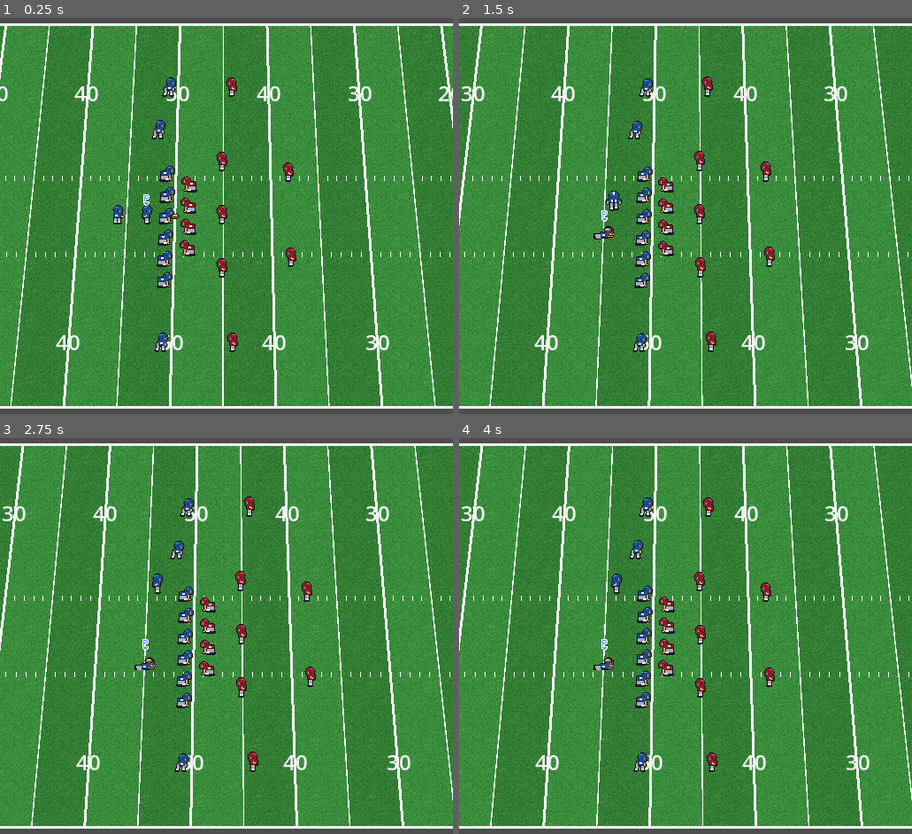
Above: before the commit, frames 1-4 (two rows, left to right).
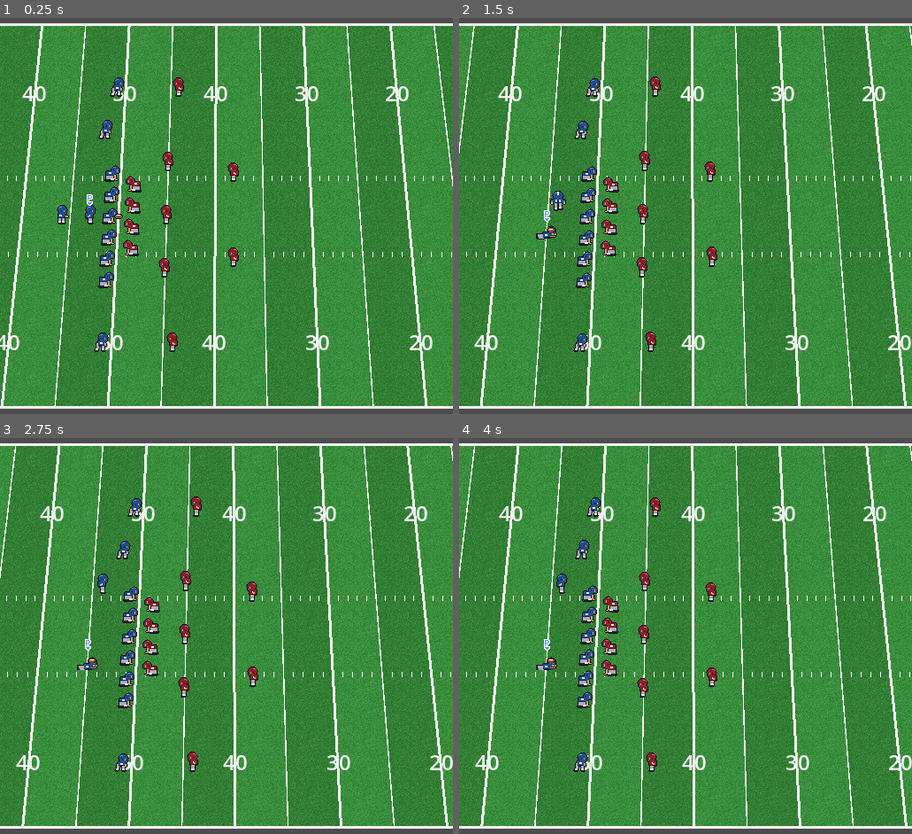
Above: after the commit, the same moments.

Repository: joaorodrigues1994/total-football
Game: Godot game, scene res://scenes/main.tscn
The game is run twice, just before and just after one commit, with the same random seed, the same clock (stepped at 60 frames per second) and the same inputs.
Inputs:
- Up to frame 1 (0.25 s): no input
- Up to frame 2 (1.5 s): hold Right (ui_right) 0.53-1.28 s; tap A (btn_a) at 0.6 s; hold Down (ui_down) from 1.28 s (still down); tap D (btn_d) at 1.35 s
- Up to frame 3 (2.75 s): release Down (ui_down) at 2.03 s; hold Right (ui_right) from 2.03 s (still down); tap S (btn_s) at 2.1 s
- Up to frame 4 (4 s): release Right (ui_right) at 2.78 s; hold Up (ui_up) 2.78-3.53 s; tap A (btn_a) at 2.85 s; hold Left (ui_left) from 3.53 s (still down); tap D (btn_d) at 3.6 s

The runs differ from the first frame. In frame 1, 14% of the frame differs, in the area x 0-100%, y 2-98%; in frame 2, 13%; in frame 3, 14%; in frame 4, 14%.

Commit message:
Camera: ataque mais proximo da borda esquerda
Co-Authored-By: Claude Sonnet 5.5 <noreply@anthropic.com>

Diff:
--- a/scripts/match/match.gd
+++ b/scripts/match/match.gd
@@ -17,9 +17,9 @@
 const BALL_SPEED := 360.0
 const CATCH_RADIUS := 20.0
 ## O ataque (virado para a direita) fica deslocado para a esquerda da tela, mostrando mais campo à frente.
-const CAMERA_LOOK_AHEAD := 100.0
+const CAMERA_LOOK_AHEAD := 170.0
 ## Margem mínima (px) entre o QB e a borda da tela durante o passe.
-const CAMERA_QB_MARGIN := 48.0
+const CAMERA_QB_MARGIN := 50.0
 
 @export var camera: MatchCamera
 ## Linha de jarda da bola (0 = goal line esquerda, 100 = direita).
